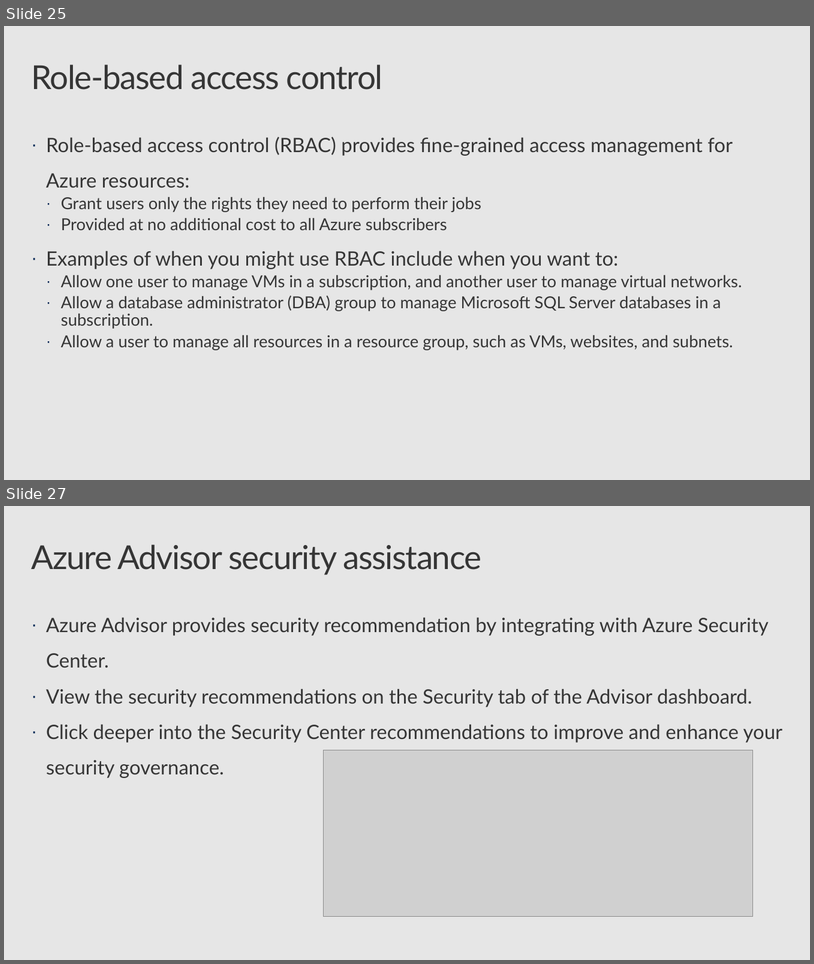
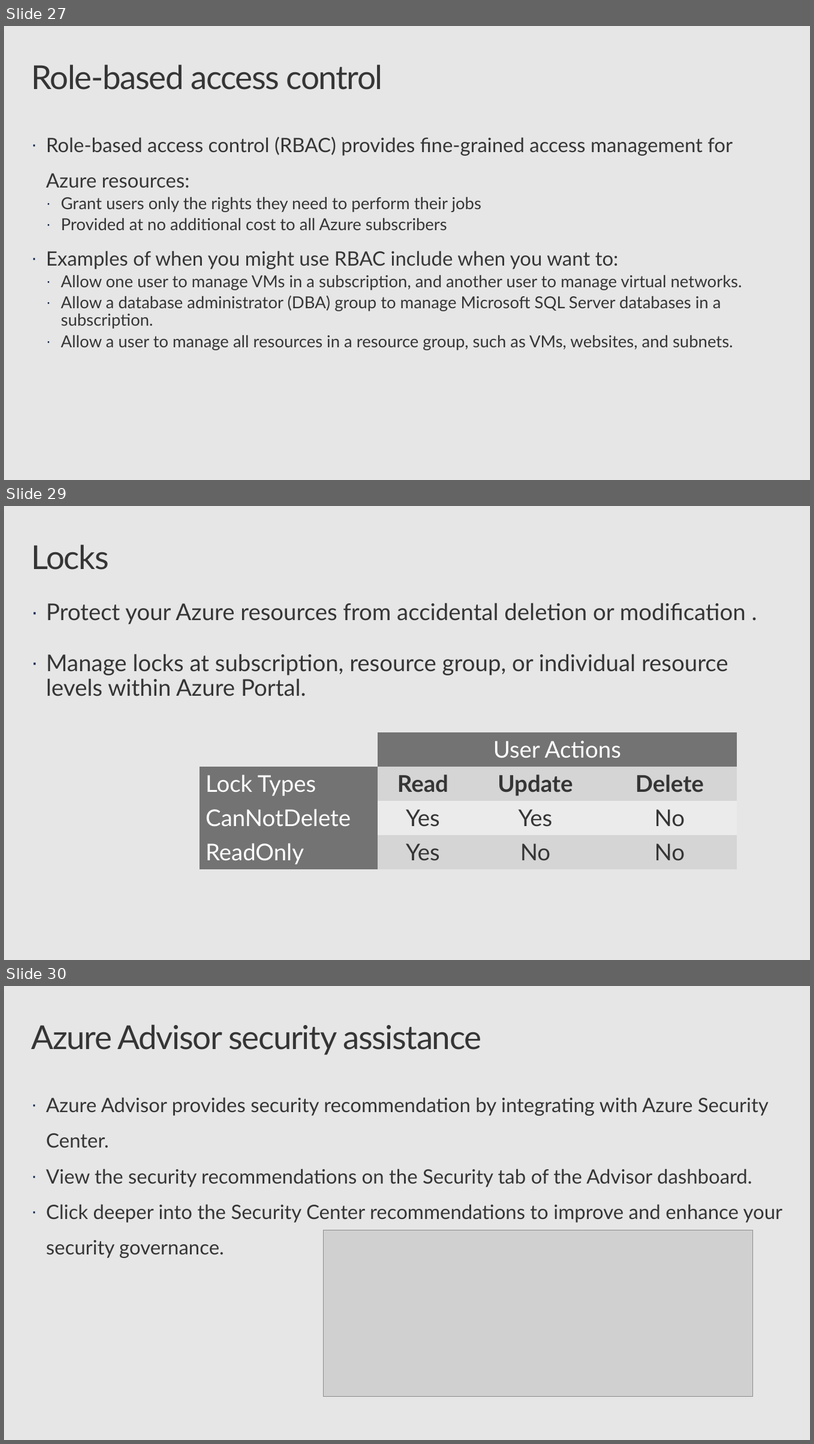
Before and after one commit to CSA-OCP-GER/azure-fundamentals-v2, a slide deck: 3_security-compliance-trust/3_security-compliance-trust.pptx. Shown one above the other, each under a label of ours: slides 25 and 27 before the commit, slides 27, 29 and 30 after it; the slides between them are not shown. The pictures are 814x964 and 814x1444 pixels, drawn with LibreOffice and Linux fonts; fonts in the diff are those of the drawing; grey boxes stand for pictures; background and template pictures are left out. Boxes give left, top, right and bottom in pixels: in the first picture for what was removed or moved away, otherwise in the second. Text is boxed around its words. In the diff, an @@ line names an element or a change of style, - is before the commit and + after.

```diff
--- a/3_security-compliance-trust/3_security-compliance-trust.pptx
+++ b/3_security-compliance-trust/3_security-compliance-trust.pptx
@@ slide 29 added at (4, 506, 810, 960), background #E6E6E6 @@
@@ title added at (31, 544, 108, 570), 40 pt, text #353535 @@
+Locks
@@ text added at (46, 603, 746, 696), 28 pt, text #353535 @@
+· Protect your Azure resources from accidental deletion or modification .
+· Manage locks at subscription, resource group, or individual resource levels within Azure Portal.
@@ table added at (200, 732, 737, 869), 4 rows, 4 columns @@
+ | User Actions |  | 
+Lock Types | Read | Update | Delete
+CanNotDelete | Yes | Yes | No
+ReadOnly | Yes | No | No
@@ what was slide 25 is now slide 27 @@
@@ what was slide 27 is now slide 30 @@
```
Also in this commit, not shown: 4 slides changed, 7 other slides added, 4 slides removed, 1 other file.
